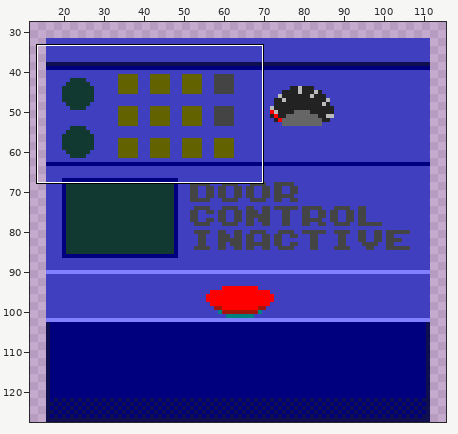
Edited in one commit: pixel-art file (Asset Sources/Computer Console.aseprite). The first picture is a wide view before the edit; the outline marks the close-up.
Close-up. The starting point:
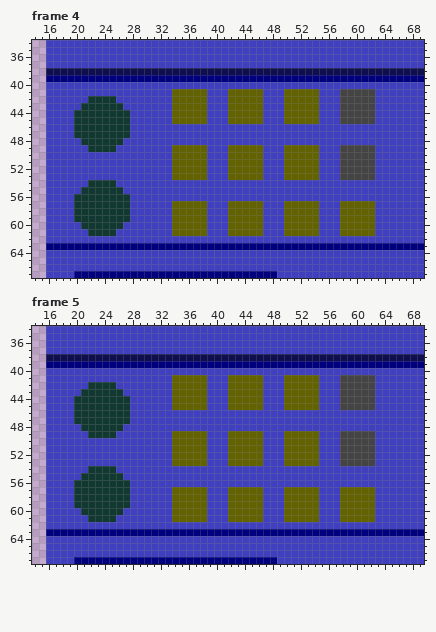
128x128 pixels, 5 frames. Shown: frame 4: x 14..69, y 34..67; frame 5: x 14..69, y 34..67. The wide view leaves out empty margins. The commit also changed other frames or places, which this record leaves out.
After:
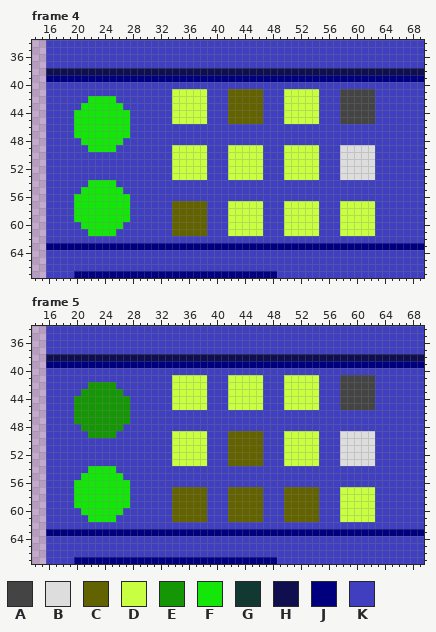
Palette (. is transparent): A #444444  B #dddddd  C #626200  D #c8ff41  E #149605  F #14e60a  G #123832  H #0f0f50  J #00007f  K #3f3fbf
The author wrote: Boss shooting projectiles that disable computer consoles
The edit:
layer "Lights" now shown
Changed rows in their new state; - is an unchanged pixel.
Frame 4, layer "Lights":
first column x 20:
41 --------------DDDDD-----------DDDDD--------
42 --FFFF--------DDDDD-----------DDDDD--------
43 -FFFFFF-------DDDDD-----------DDDDD--------
44 FFFFFFFF------DDDDD-----------DDDDD--------
45 FFFFFFFF------DDDDD-----------DDDDD--------
46 FFFFFFFF-----------------------------------
47 FFFFFFFF-----------------------------------
48 -FFFFFF------------------------------------
49 --FFFF--------DDDDD---DDDDD---DDDDD---BBBBB
50 --------------DDDDD---DDDDD---DDDDD---BBBBB
51 --------------DDDDD---DDDDD---DDDDD---BBBBB
52 --------------DDDDD---DDDDD---DDDDD---BBBBB
53 --------------DDDDD---DDDDD---DDDDD---BBBBB
54 --FFFF-------------------------------------
55 -FFFFFF------------------------------------
56 FFFFFFFF-----------------------------------
57 FFFFFFFF--------------DDDDD---DDDDD---DDDDD
58 FFFFFFFF--------------DDDDD---DDDDD---DDDDD
59 FFFFFFFF--------------DDDDD---DDDDD---DDDDD
60 -FFFFFF---------------DDDDD---DDDDD---DDDDD
61 --FFFF----------------DDDDD---DDDDD---DDDDD
Frame 5, layer "Lights":
first column x 20:
41 --------------DDDDD---DDDDD---DDDDD--------
42 --EEEE--------DDDDD---DDDDD---DDDDD--------
43 -EEEEEE-------DDDDD---DDDDD---DDDDD--------
44 EEEEEEEE------DDDDD---DDDDD---DDDDD--------
45 EEEEEEEE------DDDDD---DDDDD---DDDDD--------
46 EEEEEEEE-----------------------------------
47 EEEEEEEE-----------------------------------
48 -EEEEEE------------------------------------
49 --EEEE--------DDDDD-----------DDDDD---BBBBB
50 --------------DDDDD-----------DDDDD---BBBBB
51 --------------DDDDD-----------DDDDD---BBBBB
52 --------------DDDDD-----------DDDDD---BBBBB
53 --------------DDDDD-----------DDDDD---BBBBB
54 --FFFF-------------------------------------
55 -FFFFFF------------------------------------
56 FFFFFFFF-----------------------------------
57 FFFFFFFF------------------------------DDDDD
58 FFFFFFFF------------------------------DDDDD
59 FFFFFFFF------------------------------DDDDD
60 -FFFFFF-------------------------------DDDDD
61 --FFFF--------------------------------DDDDD
